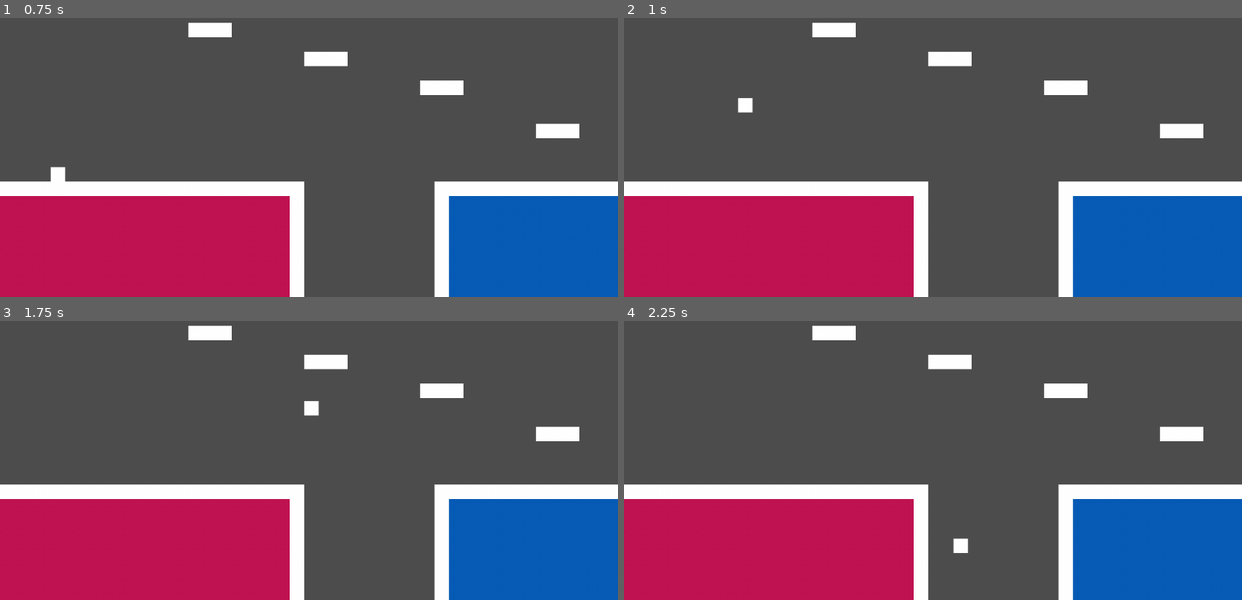
Above: before the commit, frames 1-4 (two rows, left to right).
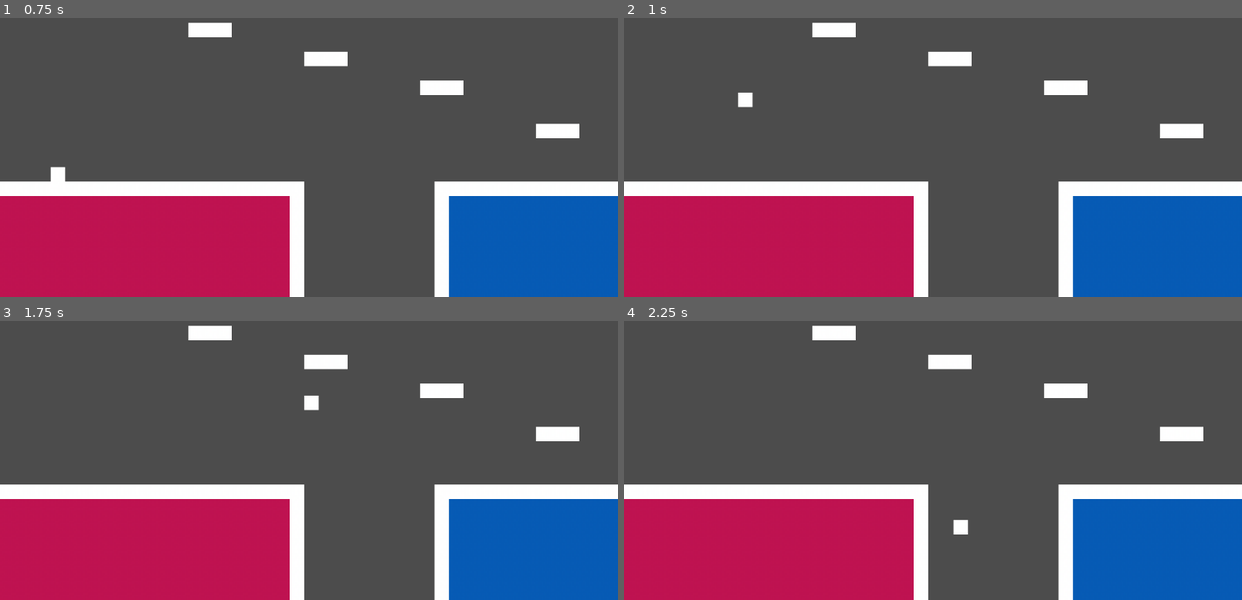
Above: after the commit, the same moments.

Repository: troingle/godot-platformer
Game: Godot game, scene res://World.tscn
Two runs of this game, one before a commit and one after it. Both use one fixed random seed, a clock stepped at 60 frames per second and the inputs below.
Inputs:
- Up to frame 1 (0.75 s): tap Enter at 0.5 s; hold D (move_right) from 0.53 s (still down)
- Up to frame 2 (1 s): keep holding D (move_right); tap Z (jump) at 0.77 s
- Up to frame 3 (1.75 s): keep holding D (move_right); tap Z (jump) at 1.52 s
- Up to frame 4 (2.25 s): release D (move_right) at 2.03 s; hold A (move_left) from 2.03 s (still down)

Frame 1 is identical in both runs. In frame 2, 0.1% of the frame differs, in the area x 18-21%, y 26-34%; in frame 3, 0.1%; in frame 4, 0.3%, in the area x 53-56%, y 71-84%.

Commit message:
Added dashing

Diff:
--- a/Player.gd
+++ b/Player.gd
@@ -2,6 +2,7 @@
 extends KinematicBody2D
 
 const MOVE_SPEED = 420
+const DASH_SPEED = 8
 const JUMP_FORCE = 850
 const GRAVITY = 50
 const MAX_FALL_SPEED = 1000
@@ -11,22 +12,34 @@
 
 var y_velo = 0
 var facing_right = false
+var can_dash = true
 var coyote_timer = 0
 
 func _physics_process(delta):
+	var grounded = is_on_floor()
+
 	var move_dir = 0
 	if Input.is_action_pressed("move_right"):
 		move_dir += 1
 	if Input.is_action_pressed("move_left"):
 		move_dir -= 1
+	if Input.is_action_pressed("dash") and can_dash and not grounded:
+		if facing_right:
+			move_dir += DASH_SPEED
+		else:
+			move_dir -= DASH_SPEED
+		can_dash = false
 	move_and_slide(Vector2(move_dir * MOVE_SPEED, y_velo), Vector2(0, -1))
-
-	var grounded = is_on_floor()
 
 	if grounded:
 		coyote_timer = COYOTE_TIME
+		can_dash = true
 	else:
 		coyote_timer -= delta
+
+	if (facing_right and move_dir < 0) or (!facing_right and move_dir > 0):
+		facing_right = !facing_right
+
 
 	y_velo += GRAVITY
 
